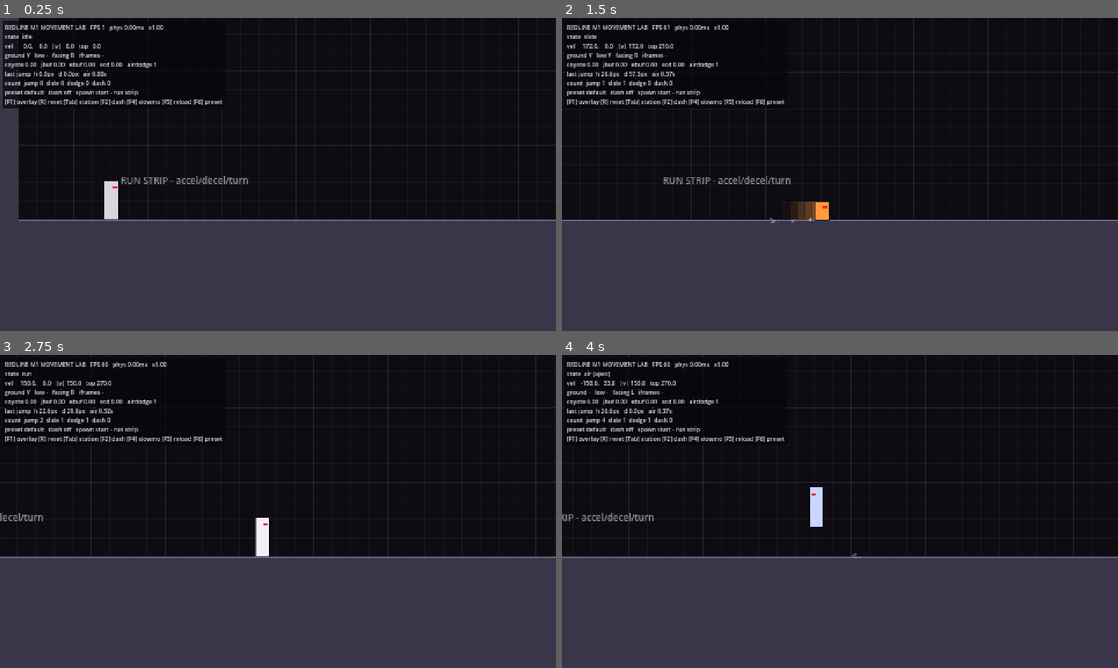
Above: before the commit, frames 1-4 (two rows, left to right).
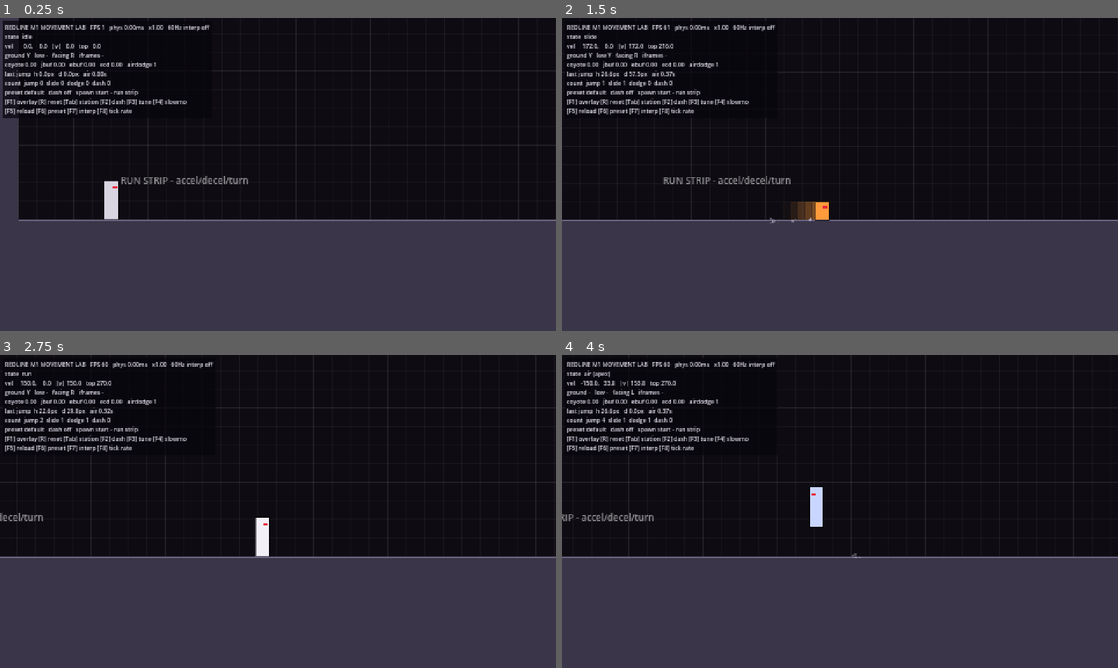
Above: after the commit, the same moments.

Repository: ahmad3itani/Nor
Game: Godot game, scene res://Main.tscn
The game is run twice, just before and just after one commit, with the same random seed, the same clock (stepped at 60 frames per second) and the same inputs.
Inputs:
- Up to frame 1 (0.25 s): no input
- Up to frame 2 (1.5 s): tap Enter at 0.5 s; hold D (move_right) 0.53-1.28 s; tap I (attack_heavy) at 0.6 s; tap Space (jump) at 0.77 s; hold S (move_down) from 1.28 s (still down); tap J (attack_light) at 1.35 s
- Up to frame 3 (2.75 s): tap Space (jump) at 1.52 s; release S (move_down) at 2.03 s; hold D (move_right) from 2.03 s (still down); tap Shift (dodge) at 2.1 s
- Up to frame 4 (4 s): release D (move_right) at 2.78 s; hold W (move_up) 2.78-3.53 s; tap U (grapple) at 2.85 s; tap Space (jump) at 3.02, 3.77 s; hold A (move_left) from 3.53 s (still down); tap H (heal) at 3.6 s

The runs differ from the first frame. In frame 1, 0.6% of the frame differs, in the area x 0-40%, y 2-32%; in frame 2, 0.5%; in frame 3, 0.5%; in frame 4, 0.5%.

Commit message:
REDLINE M1 polish: live tuning panel and high-refresh experiments
F3 opens a slider panel generated from PlayerMovementConfig's exported
properties; edits apply next tick, Save writes the preset (or a user://
copy in exported builds), Revert reloads from disk. F7 toggles physics
interpolation and F8 cycles 60/120 Hz physics ticks; teleports reset
interpolation so respawns never smear. Overlay shows tick rate and
interpolation state.

Co-Authored-By: Claude Opus 5.5 <noreply@anthropic.com>
Claude-Session: https://claude.ai/code/session_01KKEUHJeU6Cak2JeFzXhYTN

Diff:
--- a/redline/Main.tscn
+++ b/redline/Main.tscn
@@ -1,7 +1,8 @@
-[gd_scene load_steps=3 format=3]
+[gd_scene load_steps=4 format=3]
 
 [ext_resource type="Script" path="res://Main.gd" id="1_main"]
 [ext_resource type="Script" path="res://ui/debug/DebugOverlay.gd" id="2_debug"]
+[ext_resource type="Script" path="res://ui/debug/TuningPanel.gd" id="3_tuning"]
 
 [node name="Main" type="Node"]
 script = ExtResource("1_main")
@@ -23,3 +24,6 @@
 
 [node name="DebugOverlay" type="CanvasLayer" parent="."]
 script = ExtResource("2_debug")
+
+[node name="TuningPanel" type="CanvasLayer" parent="."]
+script = ExtResource("3_tuning")
--- a/redline/autoload/EventBus.gd
+++ b/redline/autoload/EventBus.gd
@@ -21,3 +21,5 @@
 signal room_loaded(room: Node)
 ## Movement tuning was swapped or hot-reloaded (debug overlay shows the preset name).
 signal movement_config_changed(config: Resource)
+## Tuning panel asks to discard live edits and reload the active preset from disk.
+signal movement_config_reload_requested
--- a/redline/devtools/MovementLabController.gd
+++ b/redline/devtools/MovementLabController.gd
@@ -3,7 +3,9 @@
 ## Player and Room. Lives as a child of the lab room.
 ##   Tab / R3  next spawn station      F2  toggle Dash unlock
 ##   F4        slow motion (x0.25)     F5  hot-reload movement config from disk
-##   F6        cycle tuning presets
+##   F6        cycle tuning presets        F3  tuning panel (see ui/debug/TuningPanel)
+##   F7        toggle physics interpolation (high-refresh displays experiment)
+##   F8        cycle physics tick rate (60 / 120 Hz)
 
 @export var presets: Array[String] = [
 	"res://data/movement/default_movement.tres",
@@ -11,10 +13,15 @@
 	"res://data/movement/floaty_movement.tres",
 ]
 @export var slowmo_scale: float = 0.25
+@export var physics_tick_options: Array[int] = [60, 120]
 
 var _preset_index: int = 0
 
 @onready var room: Room = get_parent()
+
+
+func _ready() -> void:
+	EventBus.movement_config_reload_requested.connect(func() -> void: _load_preset(_preset_index))
 
 
 func _process(_delta: float) -> void:
@@ -28,6 +35,13 @@
 		_load_preset(_preset_index)
 	if Input.is_action_just_pressed("debug_cycle_preset"):
 		_load_preset(wrapi(_preset_index + 1, 0, presets.size()))
+	if Input.is_action_just_pressed("debug_physics_interp"):
+		get_tree().physics_interpolation = not get_tree().physics_interpolation
+		room.player.reset_physics_interpolation()
+		room.camera.reset_physics_interpolation()
+	if Input.is_action_just_pressed("debug_physics_ticks"):
+		var i := physics_tick_options.find(Engine.physics_ticks_per_second)
+		Engine.physics_ticks_per_second = physics_tick_options[wrapi(i + 1, 0, physics_tick_options.size())]
 
 
 func _load_preset(index: int) -> void:
@@ -41,9 +55,14 @@
 		push_error("MovementLab: %s invalid: %s" % [presets[index], ", ".join(problems)])
 		return
 	_preset_index = index
+	# Loaded with CACHE_MODE_IGNORE the resource has no path; remember it so
+	# the tuning panel can save back to the right file.
+	cfg.set_meta(&"source_path", presets[index])
 	room.player.apply_config(cfg)
 	EventBus.movement_config_changed.emit(cfg)
 
 
 func _exit_tree() -> void:
 	Engine.time_scale = 1.0
+	Engine.physics_ticks_per_second = 60
+	get_tree().physics_interpolation = false
--- a/redline/player/controller/Player.gd
+++ b/redline/player/controller/Player.gd
@@ -301,6 +301,8 @@
 	is_low = false
 	_apply_stance()
 	metrics.on_respawn(at)
+	# Teleports must not be smeared across frames when physics interpolation is on.
+	reset_physics_interpolation()
 	state_machine.force_state(&"idle")
 
 
--- a/redline/project.godot
+++ b/redline/project.godot
@@ -148,6 +148,18 @@
 "deadzone": 0.5,
 "events": [Object(InputEventKey,"resource_local_to_scene":false,"resource_name":"","device":-1,"window_id":0,"alt_press …(196 unchanged characters)…
 }
+debug_tuning_panel={
+"deadzone": 0.5,
+"events": [Object(InputEventKey,"resource_local_to_scene":false,"resource_name":"","device":-1,"window_id":0,"alt_pressed":false,"shift_pressed":false,"ctrl_pressed":false,"meta_pressed":false,"pressed":false,"keycode":0,"physical_keycode":4194334,"key_label":0,"unicode":0,"location":0,"echo":false,"script":null)]
+}
+debug_physics_interp={
+"deadzone": 0.5,
+"events": [Object(InputEventKey,"resource_local_to_scene":false,"resource_name":"","device":-1,"window_id":0,"alt_pressed":false,"shift_pressed":false,"ctrl_pressed":false,"meta_pressed":false,"pressed":false,"keycode":0,"physical_keycode":4194338,"key_label":0,"unicode":0,"location":0,"echo":false,"script":null)]
+}
+debug_physics_ticks={
+"deadzone": 0.5,
+"events": [Object(InputEventKey,"resource_local_to_scene":false,"resource_name":"","device":-1,"window_id":0,"alt_pressed":false,"shift_pressed":false,"ctrl_pressed":false,"meta_pressed":false,"pressed":false,"keycode":0,"physical_keycode":4194339,"key_label":0,"unicode":0,"location":0,"echo":false,"script":null)]
+}
 
 [input_devices]
 
--- a/redline/ui/debug/DebugOverlay.gd
+++ b/redline/ui/debug/DebugOverlay.gd
@@ -50,10 +50,11 @@
 
 func _build_text() -> String:
 	var lines: PackedStringArray = []
-	lines.append("REDLINE M1 MOVEMENT LAB   FPS %d   phys %.2fms   x%.2f" % [
+	lines.append("REDLINE M1 MOVEMENT LAB   FPS %d   phys %.2fms   x%.2f   %dHz interp %s" % [
 		Engine.get_frames_per_second(),
 		Performance.get_monitor(Performance.TIME_PHYSICS_PROCESS) * 1000.0,
-		Engine.time_scale])
+		Engine.time_scale, Engine.physics_ticks_per_second,
+		"ON" if get_tree().physics_interpolation else "off"])
 	if _player == null or not is_instance_valid(_player):
 		return "\n".join(lines)
 	var p := _player
@@ -67,7 +68,8 @@
 	lines.append("last jump  h %.1fpx   d %.1fpx   air %.2fs" % [m.last_jump_height, m.last_jump_distance, m.last_airtime])
 	lines.append("count  jump %d  slide %d  dodge %d  dash %d" % [m.jumps, m.slides, m.dodges, m.dashes])
 	lines.append("preset %s   dash %s   spawn %s" % [p.config.preset_name, "ON" if p.abilities.dash else "off", _spawn_label])
-	lines.append("[F1] overlay [R] reset [Tab] station [F2] dash [F4] slowmo [F5] reload [F6] preset")
+	lines.append("[F1] overlay [R] reset [Tab] station [F2] dash [F3] tune [F4] slowmo")
+	lines.append("[F5] reload [F6] preset [F7] interp [F8] tick rate")
 	return "\n".join(lines)
 
 
--- /dev/null
+++ b/redline/ui/debug/TuningPanel.gd
@@ -0,0 +1,223 @@
+extends CanvasLayer
+## Live movement tuning (M1 polish): one slider per numeric export of the
+## active PlayerMovementConfig, generated from the resource's property list so
+## new tuning values appear automatically. Edits apply on the next physics tick.
+## Save writes the preset .tres (editor runs) or a copy in user://tuning/.
+## Toggle: F3. Mouse-driven on purpose: sliders never take keyboard focus, so
+## movement keys keep controlling Rook while the panel is open.
+
+const FONT_SIZE := 5
+const PANEL_WIDTH := 172.0
+## Collision sizes need apply_config() and strings aren't tunable by slider.
+const SKIP := ["preset_name", "standing_size", "low_size"]
+
+var config: PlayerMovementConfig
+var sliders: Dictionary = {}  # property name -> HSlider
+
+var _panel: PanelContainer
+var _rows: VBoxContainer
+var _title: Label
+var _status: Label
+var _player: Player
+var _pending_group: String = ""
+var _grabber: ImageTexture
+
+
+func _ready() -> void:
+	layer = 101
+	_build_shell()
+	visible = false
+	EventBus.player_spawned.connect(func(p: Node2D) -> void:
+		_player = p as Player
+		bind_config(_player.config))
+	EventBus.movement_config_changed.connect(func(c: Resource) -> void: bind_config(c as PlayerMovementConfig))
+
+
+func _process(_delta: float) -> void:
+	if Input.is_action_just_pressed("debug_tuning_panel"):
+		visible = not visible
+	# Hot reload/preset swaps replace the resource; follow the player's live one.
+	if _player and is_instance_valid(_player) and _player.config != config:
+		bind_config(_player.config)
+
+
+func bind_config(new_config: PlayerMovementConfig) -> void:
+	config = new_config
+	sliders.clear()
+	for child in _rows.get_children():
+		child.queue_free()
+	if config == null:
+		return
+	_title.text = "TUNING  %s" % config.preset_name
+	for prop in config.get_property_list():
+		var usage: int = prop["usage"]
+		if usage & PROPERTY_USAGE_GROUP:
+			# Emitted lazily so groups with no sliders (e.g. Resource's own) vanish.
+			_pending_group = String(prop["name"])
+			continue
+		if not (usage & PROPERTY_USAGE_EDITOR) or prop["name"] in SKIP:
+			continue
+		var type: int = prop["type"]
+		if type == TYPE_FLOAT or type == TYPE_INT:
+			_add_slider_row(prop)
+	_status.text = ""
+
+
+func _add_group_label(text: String) -> void:
+	var l := _label(text.to_upper(), Color("e8283c"))
+	_rows.add_child(l)
+
+
+func _add_slider_row(prop: Dictionary) -> void:
+	if _pending_group != "":
+		_add_group_label(_pending_group)
+		_pending_group = ""
+	var prop_name: String = prop["name"]
+	var is_int: bool = prop["type"] == TYPE_INT
+	var value: float = float(config.get(prop_name))
+	var bounds := _range_for(prop, value, is_int)
+
+	var row := HBoxContainer.new()
+	row.add_theme_constant_override("separation", 3)
+	var name_label := _label(prop_name, Color("c9c3d6"))
+	name_label.custom_minimum_size.x = 84
+	name_label.clip_text = true
+	row.add_child(name_label)
+
+	var slider := HSlider.new()
+	slider.focus_mode = Control.FOCUS_NONE
+	slider.custom_minimum_size = Vector2(52, 5)
+	slider.size_flags_vertical = Control.SIZE_SHRINK_CENTER
+	slider.add_theme_icon_override("grabber", _grabber)
+	slider.add_theme_icon_override("grabber_highlight", _grabber)
+	var track := StyleBoxFlat.new()
+	track.bg_color = Color(1, 1, 1, 0.15)
+	track.content_margin_top = 1
+	track.content_margin_bottom = 1
+	slider.add_theme_stylebox_override("slider", track)
+	var fill := StyleBoxFlat.new()
+	fill.bg_color = Color("e8283c")
+	fill.content_margin_top = 1
+	fill.content_margin_bottom = 1
+	slider.add_theme_stylebox_override("grabber_area", fill)
+	slider.add_theme_stylebox_override("grabber_area_highlight", fill)
+	slider.min_value = bounds.x
+	slider.max_value = bounds.y
+	slider.step = bounds.z
+	slider.value = value
+	row.add_child(slider)
+
+	var value_label := _label(_fmt(value, is_int), Color.WHITE)
+	value_label.custom_minimum_size.x = 30
+	row.add_child(value_label)
+
+	slider.value_changed.connect(func(v: float) -> void:
+		config.set(prop_name, int(v) if is_int else v)
+		value_label.text = _fmt(v, is_int)
+		_status.text = "unsaved changes")
+	sliders[prop_name] = slider
+	_rows.add_child(row)
+
+
+## Uses @export_range hints when present; otherwise 0 .. 3x the current value,
+## which covers "half as much" to "much more" experiments.
+func _range_for(prop: Dictionary, value: float, is_int: bool) -> Vector3:
+	if prop["hint"] == PROPERTY_HINT_RANGE:
+		var parts := String(prop["hint_string"]).split(",")
+		var step := float(parts[2]) if parts.size() > 2 else (1.0 if is_int else 0.01)
+		return Vector3(float(parts[0]), float(parts[1]), step)
+	var top := maxf(absf(value) * 3.0, 1.0)
+	if is_int:
+		return Vector3(0.0, ceilf(top), 1.0)
+	var step := 0.001 if top <= 1.0 else (0.01 if top <= 10.0 else 1.0)
+	return Vector3(0.0, top, step)
+
+
+func _fmt(v: float, is_int: bool) -> String:
+	if is_int:
+		return str(int(v))
+	return "%.3f" % v if absf(v) < 10.0 else "%.0f" % v
+
+
+func save_config() -> String:
+	var path := String(config.resource_path)
+	if path.is_empty():
+		path = String(config.get_meta(&"source_path", ""))
+	if path.is_empty():
+		path = "res://data/movement/%s.tres" % config.preset_name.validate_filename()
+	# res:// is read-only in exported builds; keep a copy in user:// instead.
+	if not OS.has_feature("editor"):
+		DirAccess.make_dir_recursive_absolute("user://tuning")
+		path = "user://tuning/%s" % path.get_file()
+	var err := ResourceSaver.save(config, path)
+	_status.text = ("saved %s" % path) if err == OK else ("save failed (%d)" % err)
+	return path if err == OK else ""
+
+
+func _build_shell() -> void:
+	# Default theme grabbers are 16px: huge at this canvas scale. Use a 3x5 knob.
+	var img := Image.create(3, 5, false, Image.FORMAT_RGBA8)
+	img.fill(Color.WHITE)
+	_grabber = ImageTexture.create_from_image(img)
+	var button_style := StyleBoxFlat.new()
+	button_style.bg_color = Color(1, 1, 1, 0.1)
+	button_style.set_content_margin_all(1)
+	button_style.content_margin_left = 3
+	button_style.content_margin_right = 3
+	_panel = PanelContainer.new()
+	var style := StyleBoxFlat.new()
+	style.bg_color = Color(0.03, 0.02, 0.05, 0.85)
+	style.set_content_margin_all(3)
+	_panel.add_theme_stylebox_override("panel", style)
+	_panel.anchor_left = 1.0
+	_panel.anchor_right = 1.0
+	_panel.anchor_bottom = 1.0
+	_panel.offset_left = -PANEL_WIDTH - 2
+	_panel.offset_right = -2
+	_panel.offset_top = 2
+	_panel.offset_bottom = -2
+	add_child(_panel)
+
+	var v := VBoxContainer.new()
+	v.add_theme_constant_override("separation", 2)
+	_panel.add_child(v)
+	_title = _label("TUNING", Color.WHITE)
+	v.add_child(_title)
+
+	var buttons := HBoxContainer.new()
+	buttons.add_theme_constant_override("separation", 2)
+	for spec in [["Save", save_config], ["Revert", _on_revert], ["Close", func() -> void: visible = false]]:
+		var b := Button.new()
+		b.text = spec[0]
+		b.focus_mode = Control.FOCUS_NONE
+		b.add_theme_font_size_override("font_size", FONT_SIZE)
+		for state in ["normal", "hover", "pressed"]:
+			b.add_theme_stylebox_override(state, button_style)
+		b.pressed.connect(spec[1])
+		buttons.add_child(b)
+	v.add_child(buttons)
+	_status = _label("", Color("ff9a3c"))
+	v.add_child(_status)
+
+	var scroll := ScrollContainer.new()
+	scroll.size_flags_vertical = Control.SIZE_EXPAND_FILL
+	scroll.horizontal_scroll_mode = ScrollContainer.SCROLL_MODE_DISABLED
+	v.add_child(scroll)
+	_rows = VBoxContainer.new()
+	_rows.size_flags_horizontal = Control.SIZE_EXPAND_FILL
+	_rows.add_theme_constant_override("separation", 0)
+	scroll.add_child(_rows)
+
+
+func _on_revert() -> void:
+	EventBus.movement_config_reload_requested.emit()
+	_status.text = "reverted to disk"
+
+
+func _label(text: String, color: Color) -> Label:
+	var l := Label.new()
+	l.text = text
+	l.add_theme_font_size_override("font_size", FONT_SIZE)
+	l.add_theme_color_override("font_color", color)
+	l.add_theme_constant_override("line_spacing", 0)
+	return l
--- a/redline/world/camera/PlayerCamera.gd
+++ b/redline/world/camera/PlayerCamera.gd
@@ -58,6 +58,7 @@
 	_impulse_vel = Vector2.ZERO
 	global_position = _clamp_to_bounds(_focus + _look_ahead)
 	reset_smoothing()
+	reset_physics_interpolation()
 
 
 func add_trauma(amount: float) -> void:
